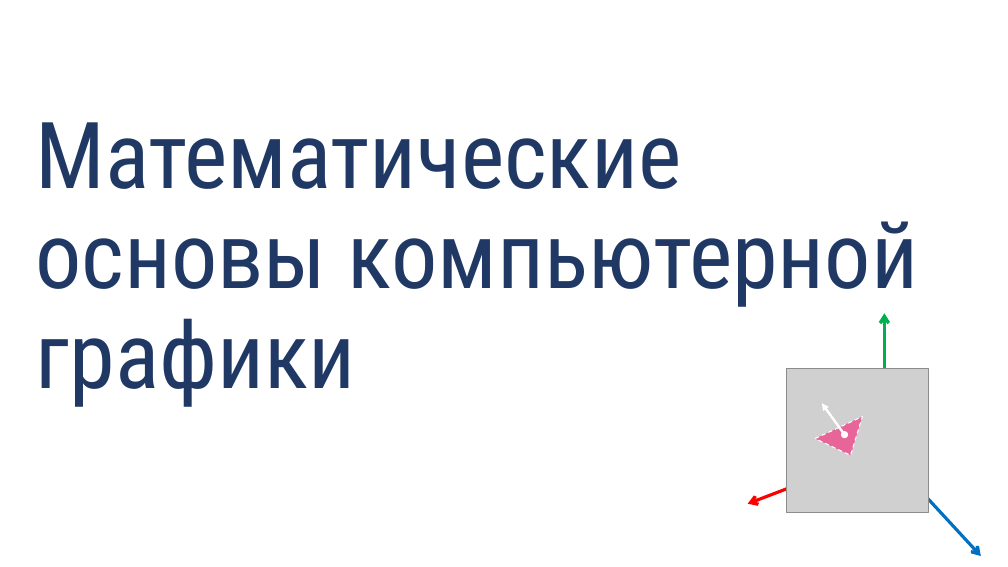
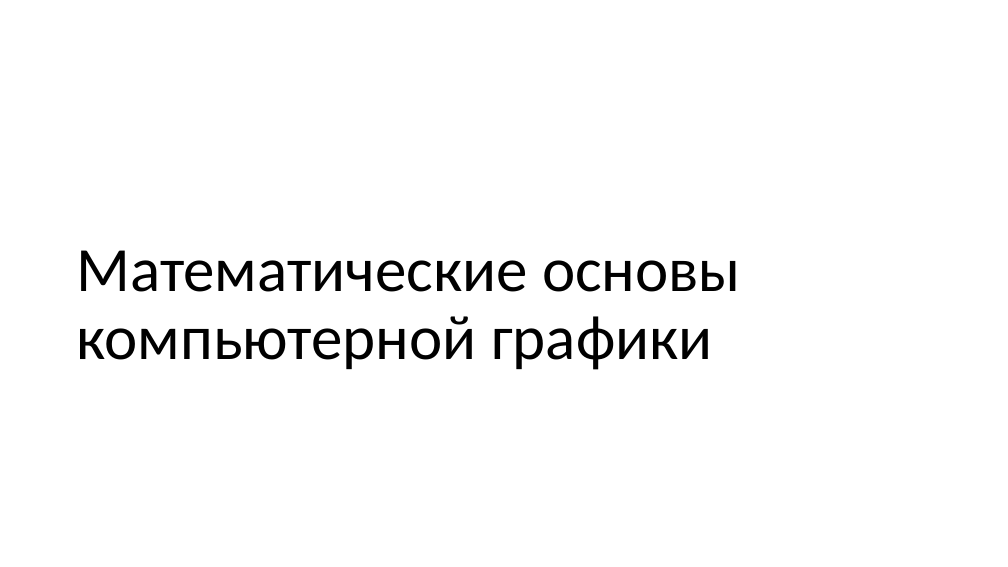
Before and after one commit to alexey-malov/cg-course, a slide deck: slide 1 of lectures/04 - Векторный анализ, трансформации и матрицы.pptx. Drawn at 1008x567 pixels with LibreOffice and Linux fonts; fonts in the diff are those of the drawing; grey boxes stand for pictures; background and template pictures are left out. Boxes give left, top, right and bottom in pixels: in the first picture for what was removed or moved away, otherwise in the second. Text is boxed around its words. In the diff, an @@ line names an element or a change of style, - is before the commit and + after.

```diff
--- a/lectures/04 - Векторный анализ, трансформации и матрицы.pptx
+++ b/lectures/04 - Векторный анализ, трансформации и матрицы.pptx
@@ title "Математические основы компьютерной графики": place and size @@
-title "Математические основы компьютерной графики" at (35, 122, 918, 407)
+title "Математические основы компьютерной графики" at (76, 250, 741, 370)
@@ title "Математические основы компьютерной графики" at (76, 250, 741, 370): size 88 to 60 pt, font Roboto Condensed to Calibri, text colour #203864 to #000000; vertical alignment top to bottom @@
@@ group removed at (748, 313, 981, 557): 3 arrows, 1 picture, 1 triangle, 1 double arrow @@
```
Also in this commit, not shown: 1 slide added.
